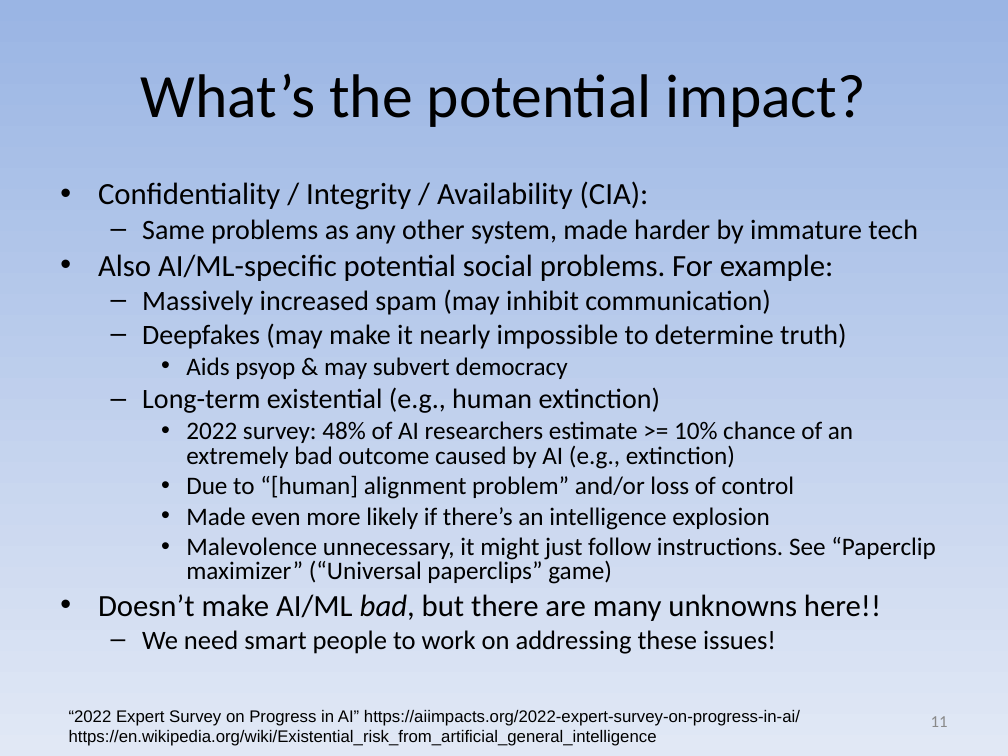
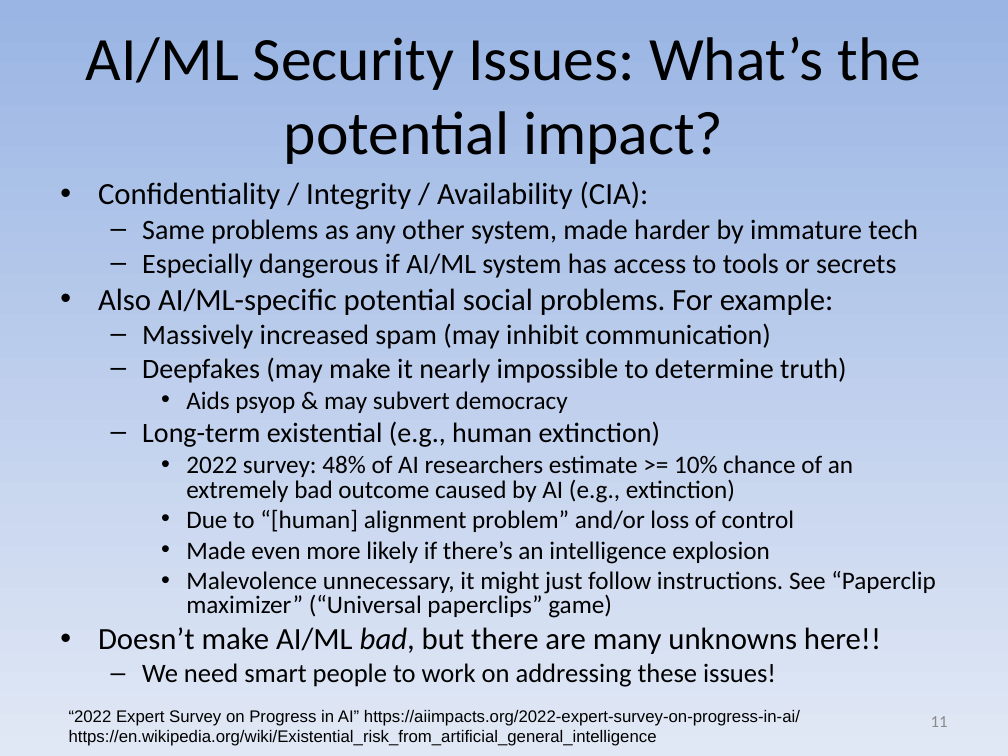
Before and after one commit to david-a-wheeler/david-a-wheeler.github.io, a slide deck: slide 11 of secure-class/presentations/Secure-Software-10-Misc.ppt. Drawn at 1008x756 pixels with LibreOffice and Linux fonts; fonts in the diff are those of the drawing. Boxes give left, top, right and bottom in pixels: in the first picture for what was removed or moved away, otherwise in the second. Text is boxed around its words. In the diff, an @@ line names an element or a change of style, - is before the commit and + after.

```diff
--- a/secure-class/presentations/Secure-Software-10-Misc.ppt
+++ b/secure-class/presentations/Secure-Software-10-Misc.ppt
@@ title at <box>86,37,921,164</box>: text changed @@
-What’s the potential impact?
+AI/ML Security Issues: What’s the potential impact?
@@ text at <box>142,253,896,278</box>: paragraph added @@
+  – Especially dangerous if AI/ML system has access to tools or secrets
```
Also in this commit, not shown: 6 other slides changed, 1 slide added.
